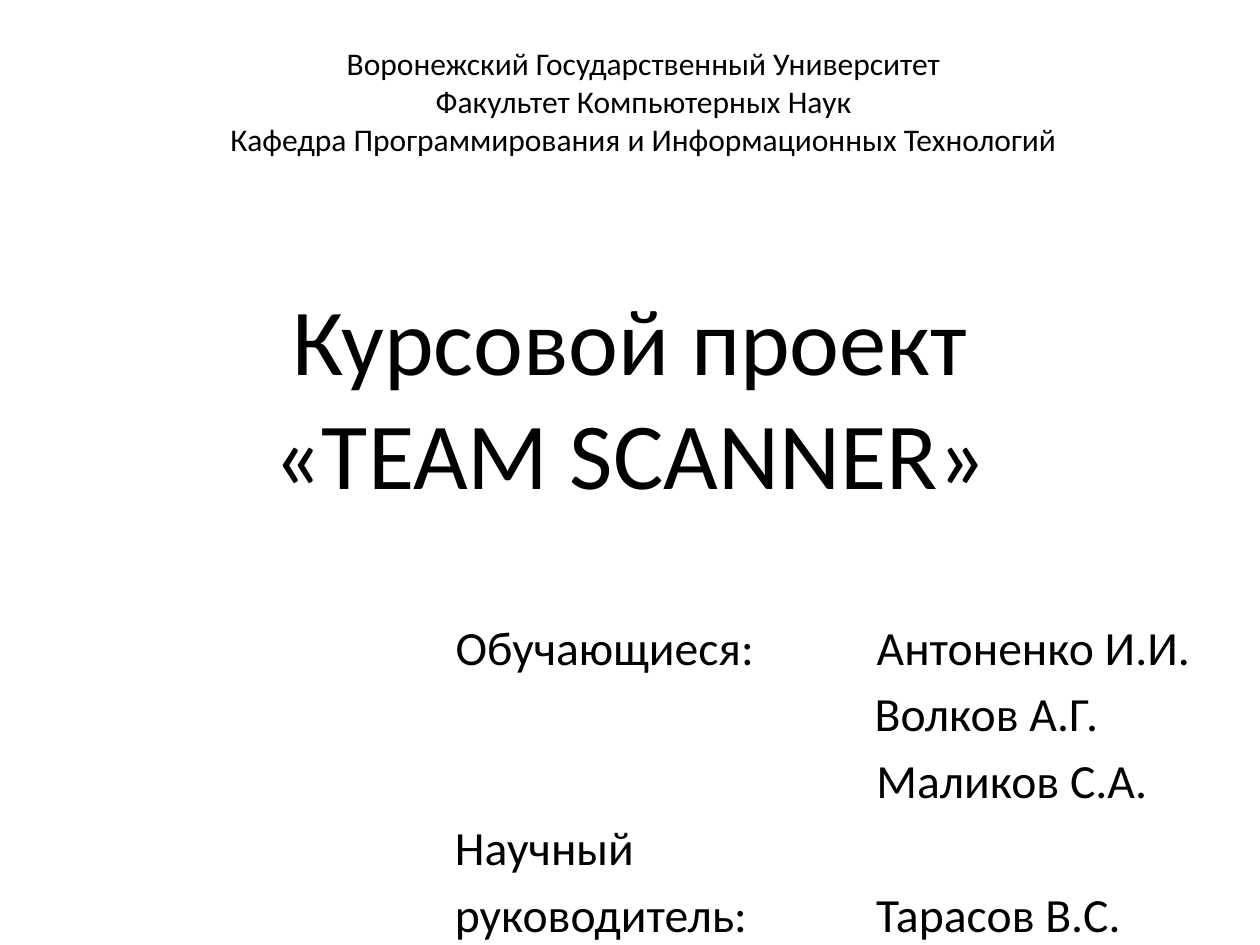
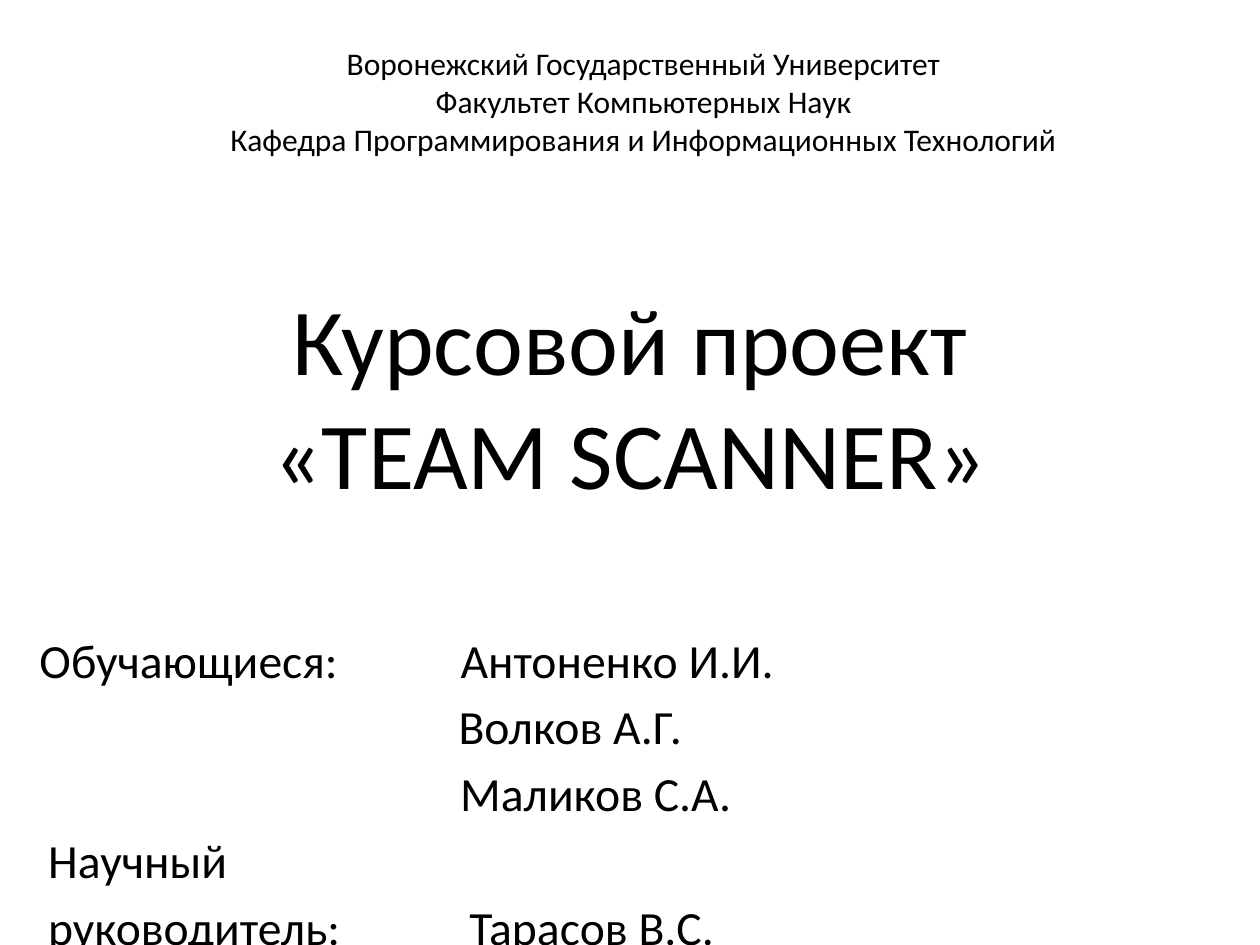
Before and after one commit to StasMalikov/TeamScanner, a slide deck: slide 15 of Документация/TeamScanner презентация.pptx (slide 13 before the commit). Drawn at 1260x945 pixels with LibreOffice and Linux fonts; fonts in the diff are those of the drawing. Boxes give left, top, right and bottom in pixels: in the first picture for what was removed or moved away, otherwise in the second. Text is boxed around its words. In the diff, an @@ line names an element or a change of style, - is before the commit and + after.

Commit message:
Видео презентации проекта

```diff
--- a/Документация/TeamScanner презентация.pptx
+++ b/Документация/TeamScanner презентация.pptx
@@ subtitle "Обучающиеся: Антоненко И.И." rewrapped from bbox=[456, 632, 1190, 940] to bbox=[39, 645, 774, 945] @@
```
Also in this commit, not shown: 1 other slide changed, 2 slides added, 1 other file.
